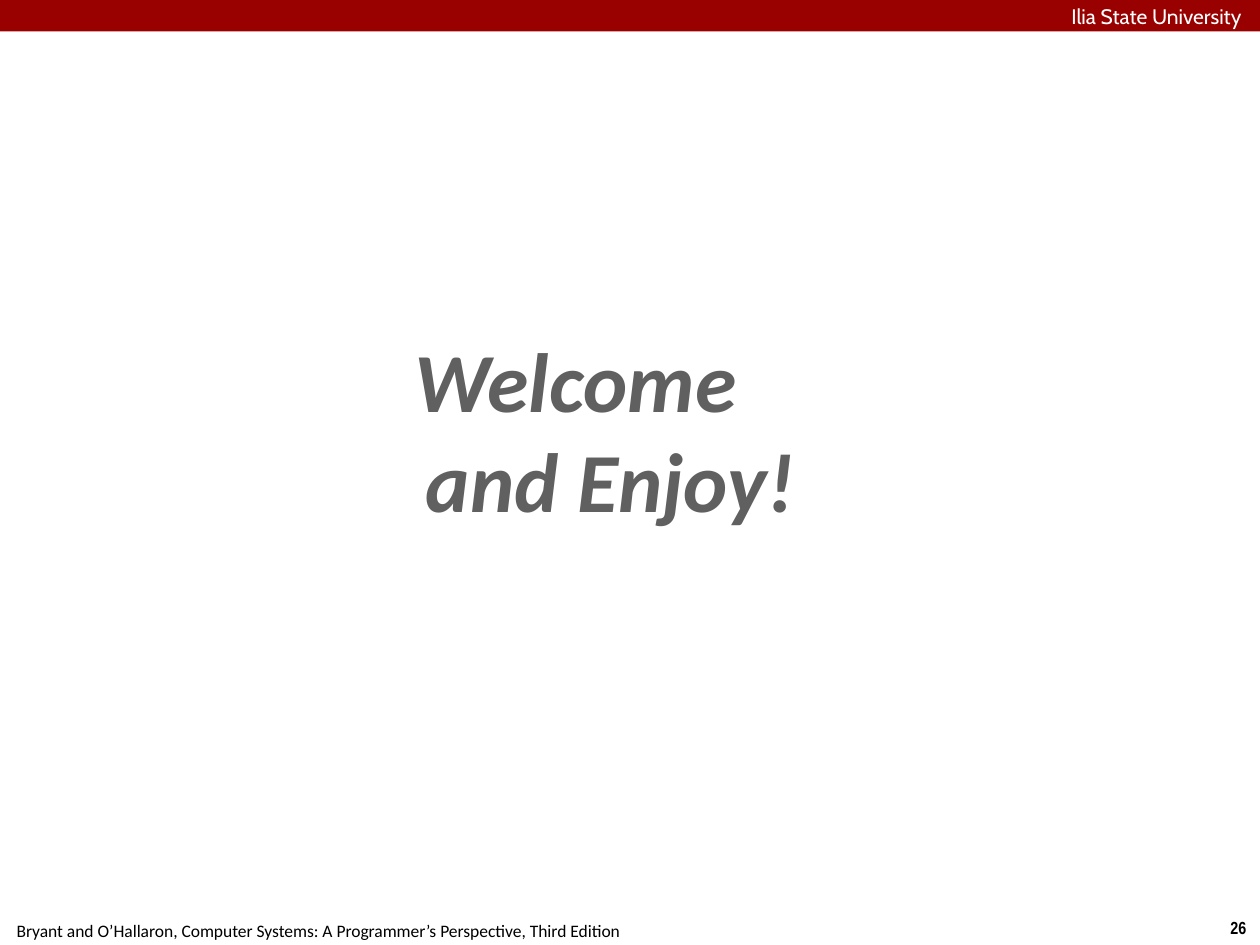
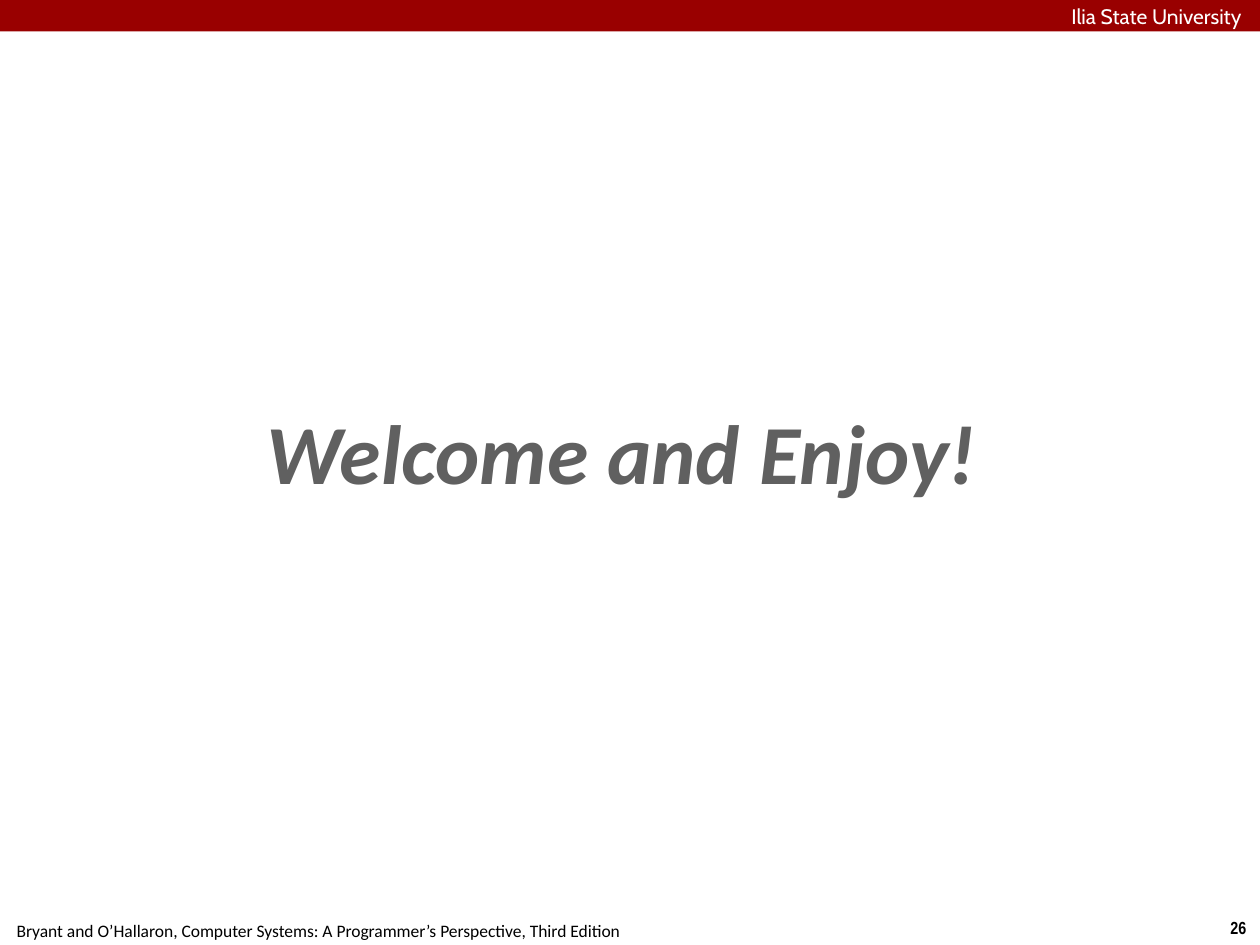
Before and after one commit to abstraction-builder/Fall2022, a slide deck: slide 26 of weekly-material/Week1/Lec1/01-overview.pptx. Drawn at 1260x945 pixels with LibreOffice and Linux fonts; fonts in the diff are those of the drawing. Boxes give left, top, right and bottom in pixels: in the first picture for what was removed or moved away, otherwise in the second. Text is boxed around its words. In the diff, an @@ line names an element or a change of style, - is before the commit and + after.

```diff
--- a/weekly-material/Week1/Lec1/01-overview.pptx
+++ b/weekly-material/Week1/Lec1/01-overview.pptx
@@ title "Welcome and Enjoy!" rewrapped from [415, 353, 795, 526] to [267, 425, 976, 498] @@
```
Also in this commit, not shown: 2 other slides changed.
